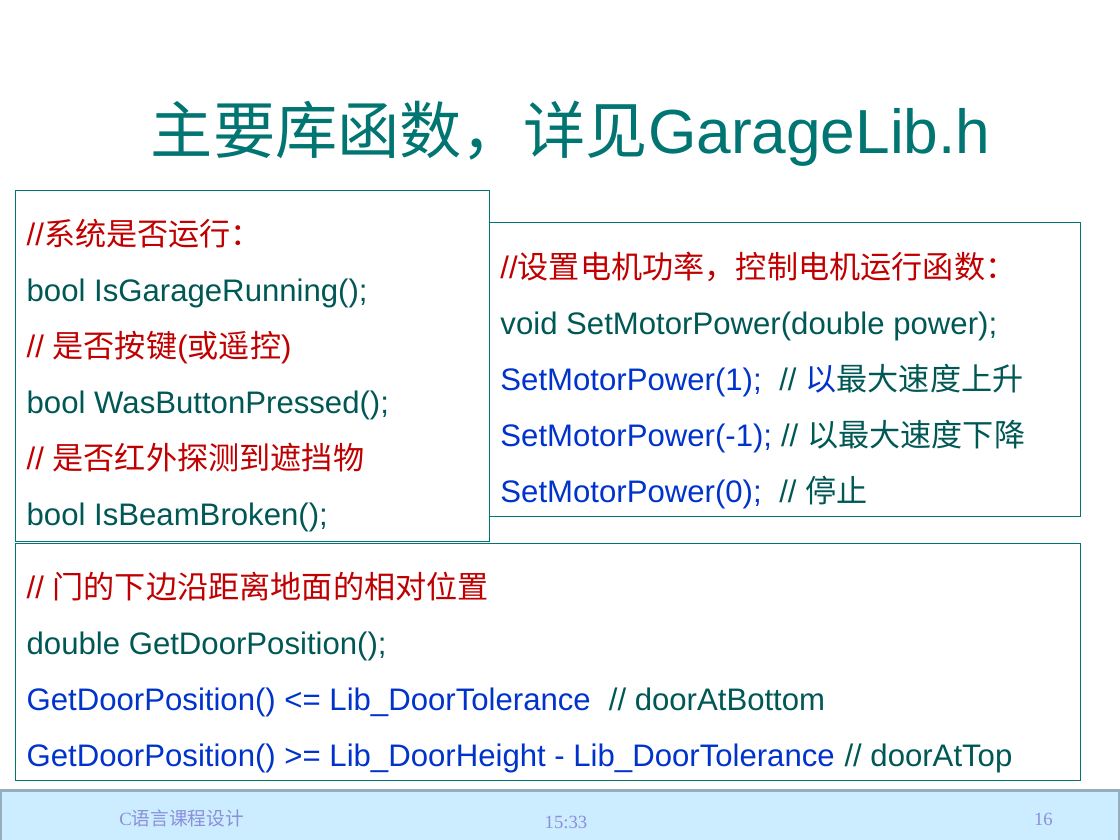
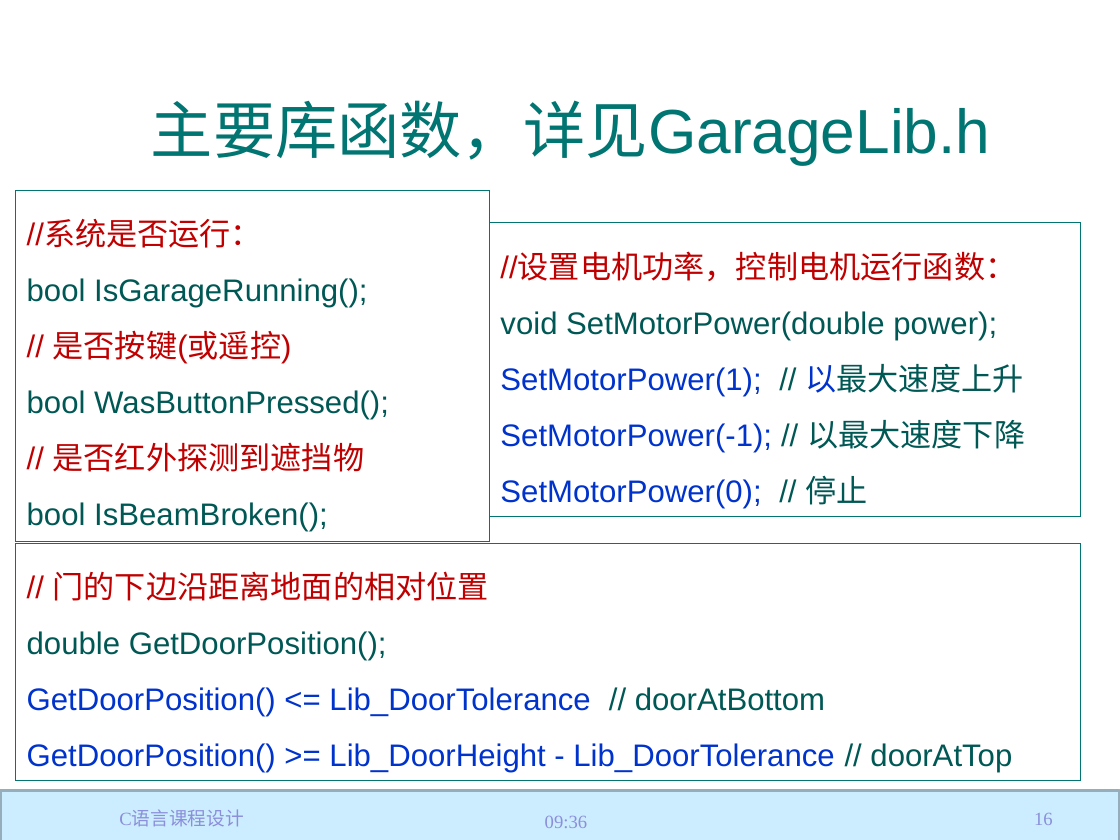
Before and after one commit to jtrfid/C-Repositories, a slide deck: slide 16 of 2017/C语言课程设计/C语言课程设计.pptx. Drawn at 1120x840 pixels with LibreOffice and Linux fonts; fonts in the diff are those of the drawing; background and template pictures are left out. Boxes give left, top, right and bottom in pixels: in the first picture for what was removed or moved away, otherwise in the second. Text is boxed around its words. In the diff, an @@ line names an element or a change of style, - is before the commit and + after.

```diff
--- a/2017/C语言课程设计/C语言课程设计.pptx
+++ b/2017/C语言课程设计/C语言课程设计.pptx
@@ text at bbox=[545, 816, 587, 828]: text changed @@
-15:33
+09:36
```
Also in this commit, not shown: 56 other slides changed.
